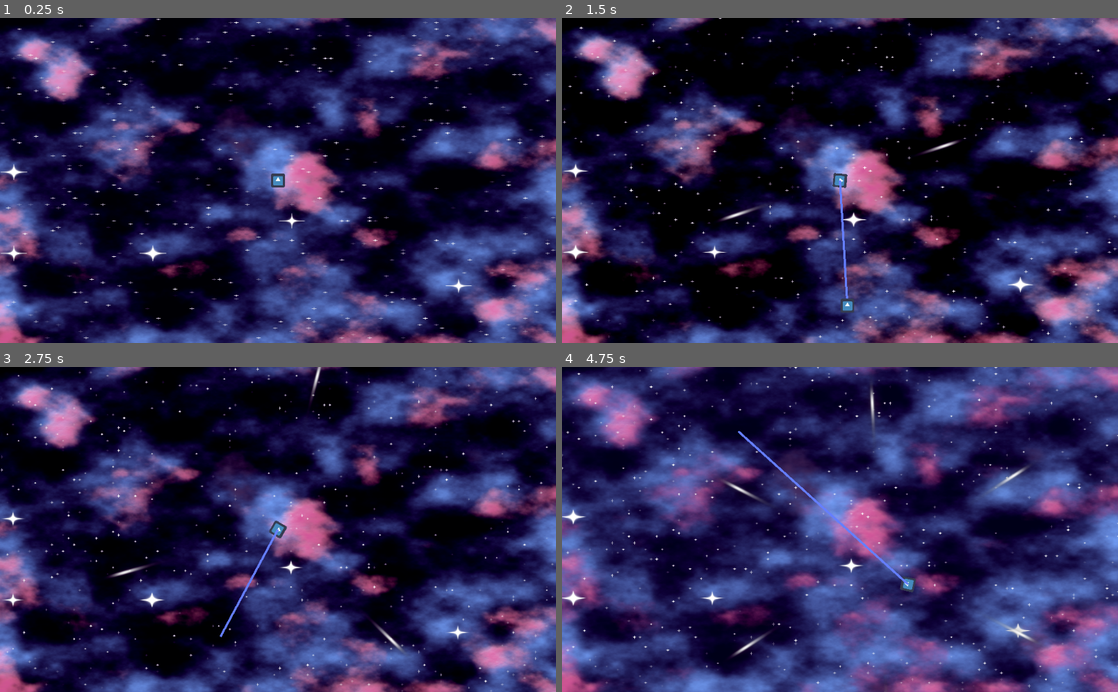
Above: before the commit, frames 1-4 (two rows, left to right).
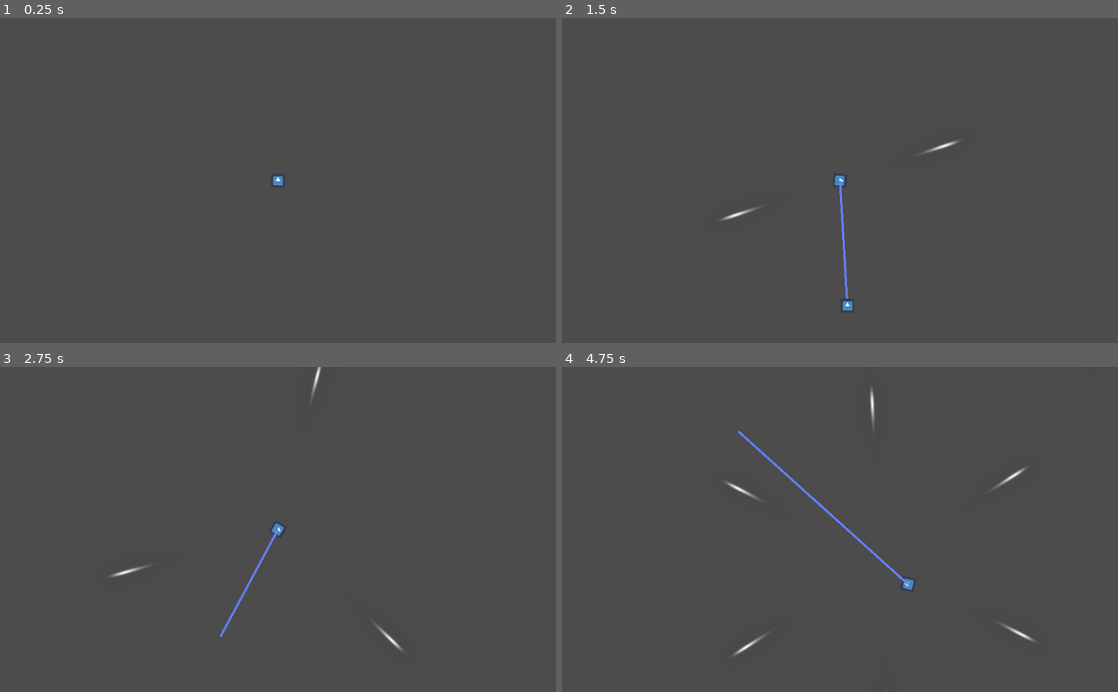
Above: after the commit, the same moments.

Repository: Jetpackjules/VP_Game_Jam
Game: Godot game, scene res://Main.tscn
Same seed, same stepped clock (60 frames per second), same inputs: the game is played once before the commit and once after it. The engine's default icon, where the game draws it, is replaced by a stand-in: a white triangle on a blue panel in a dark square.
Inputs:
- Up to frame 1 (0.25 s): no input
- Up to frame 2 (1.5 s): hold Right (ui_right) 0.53-1.28 s; tap W (increase_bullets) at 0.6, 1.35 s; tap Space (ui_select) at 0.77 s; hold Left (ui_left) from 1.28 s (still down)
- Up to frame 3 (2.75 s): tap Space (ui_select) at 1.52 s; release Left (ui_left) at 2.03 s; hold Right (ui_right) from 2.03 s (still down); tap W (increase_bullets) at 2.1 s
- Up to frame 4 (4.75 s): release Right (ui_right) at 2.78 s; hold Up (ui_up) 2.78-3.53 s; tap W (increase_bullets) at 2.85, 3.6, 4.35 s; tap Space (ui_select) at 3.02, 3.77, 4.52 s; hold Left (ui_left) from 3.53 s (still down)

The runs differ from the first frame. In frame 1, 100% of the frame differs, in the area x 0-100%, y 0-100%; in frame 2, 99%; in frame 3, 100%; in frame 4, 99%.

Commit message:
added health bars (rotation locked)

Diff:
--- a/Enemies/Basic.tscn
+++ b/Enemies/Basic.tscn
@@ -6,7 +6,21 @@
 [sub_resource type="RectangleShape2D" id=3]
 extents = Vector2( 32, 32 )
 
-[node name="Enemy" type="RigidBody2D" groups=["enemies"]]
+[sub_resource type="Gradient" id=6]
+offsets = PoolRealArray( 0.40724 )
+colors = PoolColorArray( 0, 0.694118, 1, 0 )
+
+[sub_resource type="GradientTexture2D" id=7]
+gradient = SubResource( 6 )
+
+[sub_resource type="Gradient" id=8]
+offsets = PoolRealArray( 0 )
+colors = PoolColorArray( 1, 0.305882, 0.301961, 0.619608 )
+
+[sub_resource type="GradientTexture" id=9]
+gradient = SubResource( 8 )
+
+[node name="Basic" type="RigidBody2D" groups=["enemies"]]
 collision_layer = 3
 collision_mask = 3
 script = ExtResource( 1 )
@@ -16,3 +30,20 @@
 
 [node name="CollisionShape2D" type="CollisionShape2D" parent="."]
 shape = SubResource( 3 )
+
+[node name="HealthBar_container" type="Node2D" parent="."]
+
+[node name="HealthBar" type="TextureProgress" parent="HealthBar_container"]
+visible = false
+anchor_left = 0.5
+anchor_right = 0.5
+margin_left = -82.0
+margin_top = 38.0
+margin_right = 82.0
+margin_bottom = 67.0
+rect_pivot_offset = Vector2( 82, -38 )
+value = 60.0
+texture_under = SubResource( 7 )
+texture_progress = SubResource( 9 )
+fill_mode = 6
+nine_patch_stretch = true
--- a/Enemy.gd
+++ b/Enemy.gd
@@ -1,20 +1,30 @@
 extends RigidBody2D
 
 export var speed = 20
+export var health = 100.0
 var player = null
+onready var health_bar = get_node("HealthBar_container/HealthBar")
+onready var health_bar_container = get_node("HealthBar_container")
 
 func _ready():
 	player = get_node("/root/Main/Player")  # Update with your player node's path
+	health_bar.max_value = health
+	health_bar.value = health
+
 
 func _physics_process(delta):
+	health_bar_container.global_rotation_degrees = 0.0
 	var direction = Vector2.ZERO
 	if player != null:
 		direction = (player.global_position - global_position).normalized()
 	apply_central_impulse(direction * speed)
 
-
-func hit():
-	die()
+func hit(damage):
+	health -= damage
+	health_bar.visible = true
+	health_bar.value = health
+	if health <= 0:
+		die()
 
 func die():
 	player.enemies.erase(self)
--- a/Main.tscn
+++ b/Main.tscn
@@ -11,6 +11,7 @@
 [node name="Main" type="Node2D"]
 
 [node name="Background" type="ColorRect" parent="."]
+visible = false
 material = ExtResource( 3 )
 anchor_left = 0.5
 anchor_top = 0.5
--- a/Projectiles/Basic/Projectile.gd
+++ b/Projectiles/Basic/Projectile.gd
@@ -27,6 +27,6 @@
 	velocity = velocity_set
 
 func _on_Area2D_body_entered(body):
-	body.hit()
+	body.hit(10)
 	queue_free()
 	pass # Replace with function body.
Not shown: 1 places in Enemies/Basic.tscn that only renumber resources
